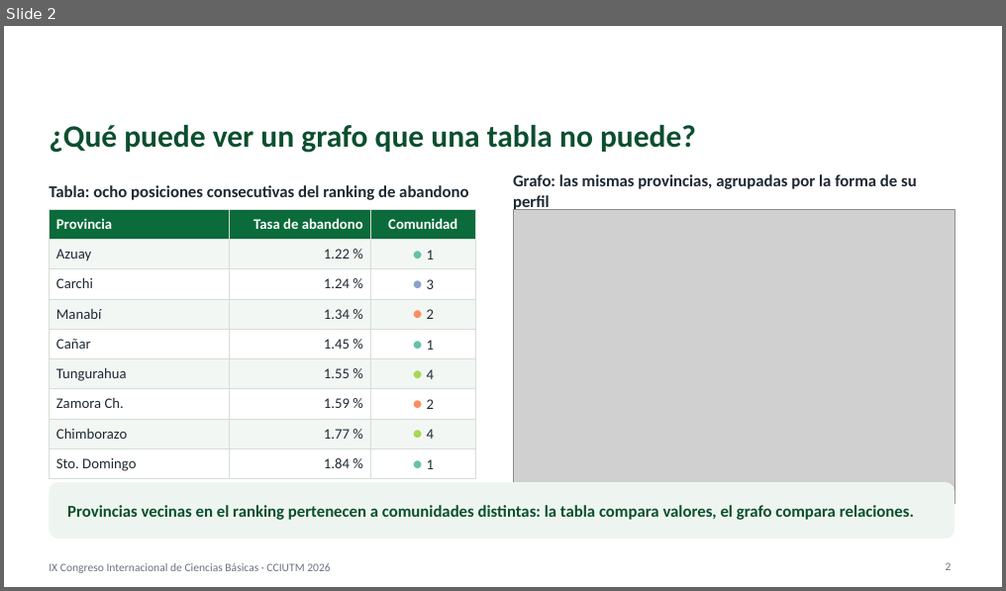
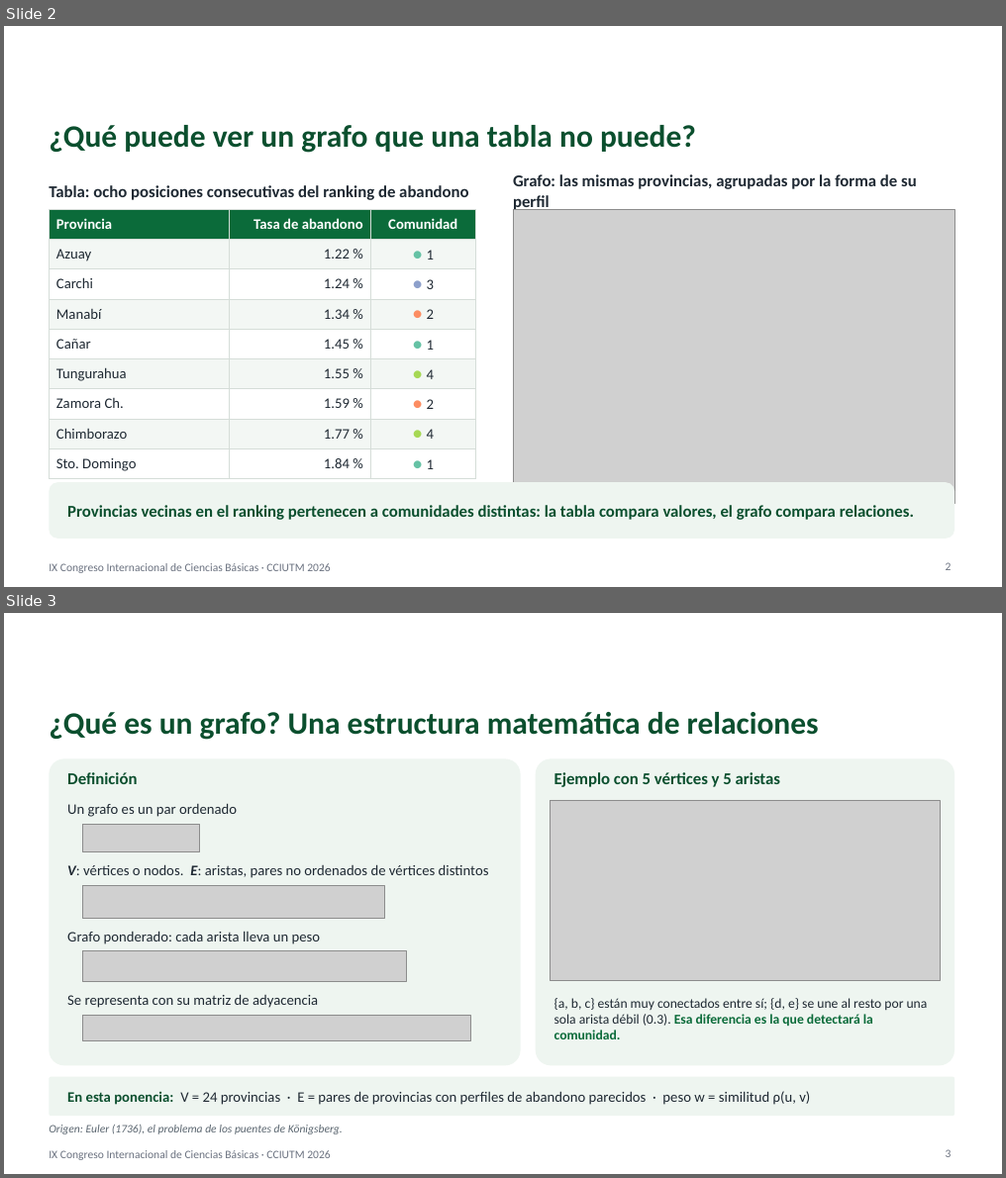
Before and after one commit to jbarrosn/replicacion-CCIUTM2026, a slide deck: ponencia/Ponencia_CCIUTM2026_Barros.pptx. Shown one above the other, each under a label of ours: slide 2 before the commit, slides 2 and 3 after it. The pictures are 1006x591 and 1006x1178 pixels, drawn with LibreOffice and Linux fonts; fonts in the diff are those of the drawing; grey boxes stand for pictures; background and template pictures are left out. Boxes give left, top, right and bottom in pixels: in the first picture for what was removed or moved away, otherwise in the second. Text is boxed around its words. In the diff, an @@ line names an element or a change of style, - is before the commit and + after.

```diff
--- a/ponencia/Ponencia_CCIUTM2026_Barros.pptx
+++ b/ponencia/Ponencia_CCIUTM2026_Barros.pptx
@@ slide 3 added at (4,613,1002,1174), background #FFFFFF; not listed: 1 template element that a slide beside it also shows @@
@@ text added at (49,712,819,740), 30 pt, text #0B4F2E, bold @@
+¿Qué es un grafo? Una estructura matemática de relaciones
@@ rounded rectangle added at (49,759,521,1065), fill #EEF5F0 @@
@@ rounded rectangle added at (536,759,954,1065), fill #EEF5F0 @@
@@ text added at (67,772,137,784), 16 pt, text #0B4F2E, bold @@
+Definición
@@ text added at (554,772,780,787), 16 pt, text #0B4F2E, bold @@
+Ejemplo con 5 vértices y 5 aristas
@@ text added at (67,803,237,817), 14 pt, text #1F2933 @@
+Un grafo es un par ordenado
@@ picture added at (550,800,940,981) @@
@@ picture added at (82,824,199,853) @@
@@ text added at (67,864,489,878), 14 pt, text #1F2933 @@
+V: vértices o nodos. E: aristas, pares no ordenados de vértices distintos
@@ picture added at (82,885,384,919) @@
@@ text added at (67,931,321,945), 14 pt, text #1F2933 @@
+Grafo ponderado: cada arista lleva un peso
@@ picture added at (82,952,406,981) @@
@@ text added at (67,994,318,1008), 14 pt, text #1F2933 @@
+Se representa con su matriz de adyacencia
@@ text added at (554,998,928,1040), 13 pt, text #1F2933 @@
+{a, b, c} están muy conectados entre sí; {d, e} se une al resto por una sola arista débil (0.3). Esa diferencia es la que detectará la comunidad.
@@ picture added at (82,1015,470,1042) @@
@@ rounded rectangle added at (49,1077,954,1116), fill #EEF5F0 @@
@@ text added at (67,1091,810,1105), 14 pt, text #1F2933 @@
+En esta ponencia: V = 24 provincias · E = pares de provincias con perfiles de abandono parecidos · peso w = similitud ρ(u, v)
@@ text added at (49,1125,343,1135), 11 pt, text #5B6670, italic @@
+Origen: Euler (1736), el problema de los puentes de Königsberg.
@@ page number added at (945,1150,951,1157), 11 pt, text #6B7280 @@
+3
```
Also in this commit, not shown: 3 other files.
